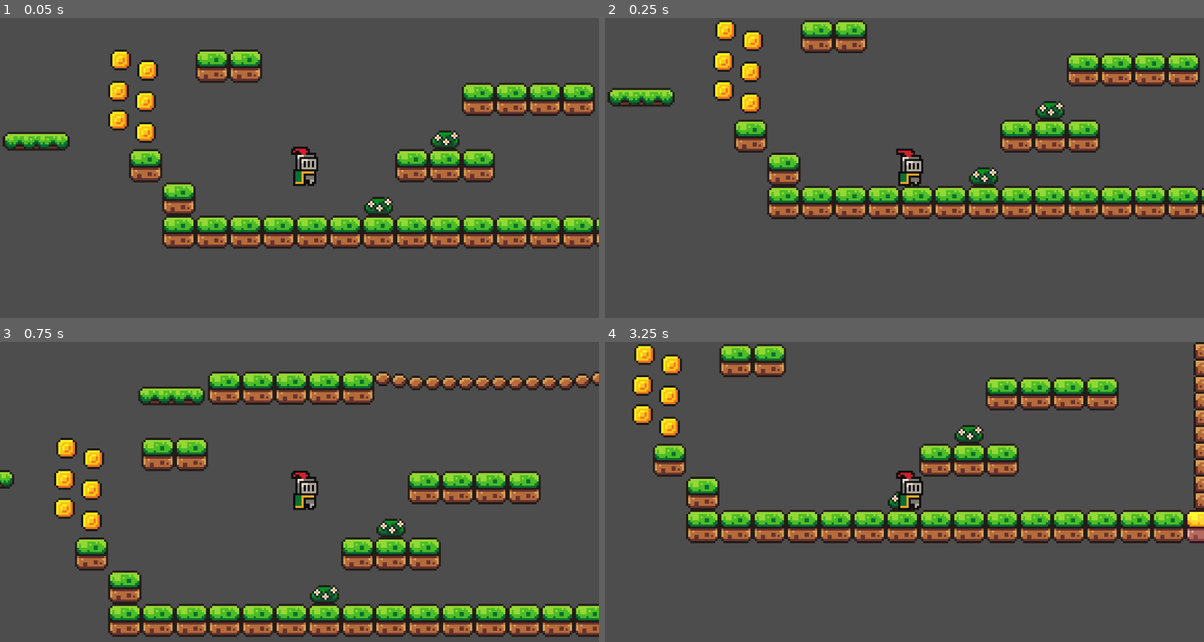
Above: before the commit, frames 1-4 (two rows, left to right).
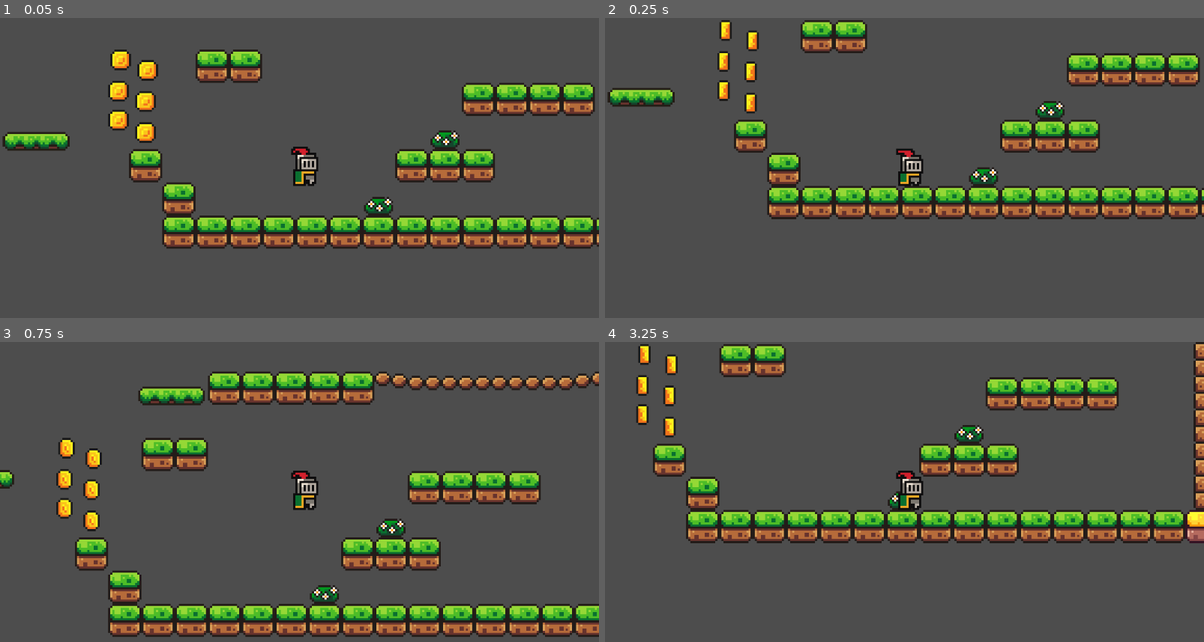
Above: after the commit, the same moments.

Repository: flaviogheri/godot_basics
Game: Godot game, scene res://scenes/game.tscn
Two runs of this game, one before a commit and one after it. Both use one fixed random seed, a clock stepped at 60 frames per second and the inputs below.
Inputs:
- Up to frame 1 (0.05 s): no input
- Up to frame 2 (0.25 s): no input
- Up to frame 3 (0.75 s): tap Enter (ui_accept) at 0.5 s; hold Right (ui_right) from 0.53 s (still down)
- Up to frame 4 (3.25 s): tap Enter (ui_accept) at 0.77, 1.52, 3.02 s; release Right (ui_right) at 2.03 s; hold Left (ui_left) from 2.03 s (still down)

Frame 1 is identical in both runs. In frame 2, 1.0% of the frame differs, in the area x 18-27%, y 0-32%; in frame 3, 0.9%; in frame 4, 1.0%, in the area x 4-13%, y 0-32%.

Commit message:
created script for respawn and coin collection

Diff:
--- /dev/null
+++ b/scenes/coin.gd
@@ -0,0 +1,8 @@
+extends Area2D
+
+
+
+
+func _on_body_entered(body):
+	print("+1 coin")
+	queue_free()
--- a/scenes/coin.tscn
+++ b/scenes/coin.tscn
@@ -1,6 +1,6 @@
 [gd_scene load_steps=17 format=3 uid="uid://2jq15yihhdy8"]
 
-[ext_resource type="Script" path="res://scenes/scripts/coin.gd" id="1_0u65k"]
+[ext_resource type="Script" path="res://scenes/coin.gd" id="1_iijcg"]
 [ext_resource type="Texture2D" uid="uid://dehs7wfcpp0yt" path="res://assets/sprites/coin.png" id="1_uoyj0"]
 
 [sub_resource type="AtlasTexture" id="AtlasTexture_hec8d"]
@@ -91,7 +91,7 @@
 "texture": SubResource("AtlasTexture_tm2ke")
 }],
 "loop": true,
-"name": &"default",
+"name": &"coin_idle",
 "speed": 10.0
 }]
 
@@ -99,12 +99,18 @@
 radius = 5.0
 
 [node name="coin" type="Area2D"]
-script = ExtResource("1_0u65k")
+collision_mask = 2
+script = ExtResource("1_iijcg")
 
 [node name="AnimatedSprite2D2" type="AnimatedSprite2D" parent="."]
 position = Vector2(-56, -30)
 sprite_frames = SubResource("SpriteFrames_bx86l")
+animation = &"coin_idle"
+autoplay = "coin_idle"
+frame_progress = 0.472429
 
 [node name="CollisionShape2D2" type="CollisionShape2D" parent="."]
 position = Vector2(-56, -30)
 shape = SubResource("CircleShape2D_r0xvd")
+
+[connection signal="body_entered" from="." to="." method="_on_body_entered"]
--- a/scenes/game.tscn
+++ b/scenes/game.tscn
@@ -1,11 +1,10 @@
-[gd_scene load_steps=11 format=3 uid="uid://cxekrhi8a0pls"]
+[gd_scene load_steps=12 format=3 uid="uid://cxekrhi8a0pls"]
 
 [ext_resource type="PackedScene" uid="uid://daw62xqyjkyu" path="res://scenes/player.tscn" id="1_2og28"]
 [ext_resource type="Texture2D" uid="uid://cvxo87iowlouv" path="res://assets/sprites/world_tileset.png" id="2_1nc4o"]
 [ext_resource type="PackedScene" uid="uid://dhvm3bh82tmmr" path="res://scenes/platform.tscn" id="3_cbajm"]
 [ext_resource type="PackedScene" uid="uid://2jq15yihhdy8" path="res://scenes/coin.tscn" id="4_jr4k2"]
-
-[sub_resource type="WorldBoundaryShape2D" id="WorldBoundaryShape2D_d5hpi"]
+[ext_resource type="PackedScene" uid="uid://my2b5g0u68yp" path="res://scenes/killzone.tscn" id="5_7nr1v"]
 
 [sub_resource type="TileSetAtlasSource" id="TileSetAtlasSource_0mog6"]
 texture = ExtResource("2_1nc4o")
@@ -459,6 +458,8 @@
 "move": SubResource("Animation_136sh")
 }
 
+[sub_resource type="WorldBoundaryShape2D" id="WorldBoundaryShape2D_ijlso"]
+
 [node name="Game" type="Node2D"]
 
 [node name="Player" parent="." instance=ExtResource("1_2og28")]
@@ -467,12 +468,9 @@
 [node name="Camera2D" type="Camera2D" parent="Player"]
 position = Vector2(-3, 0)
 zoom = Vector2(4, 4)
+limit_bottom = 120
 
 [node name="StaticBody2D" type="StaticBody2D" parent="."]
-
-[node name="CollisionShape2D" type="CollisionShape2D" parent="StaticBody2D"]
-position = Vector2(2, 20)
-shape = SubResource("WorldBoundaryShape2D_d5hpi")
 
 [node name="TileMap" type="TileMap" parent="."]
 position = Vector2(-2, 0)
@@ -509,3 +507,10 @@
 
 [node name="coin6" parent="." instance=ExtResource("4_jr4k2")]
 position = Vector2(-30, -29)
+
+[node name="Killzone" parent="." instance=ExtResource("5_7nr1v")]
+collision_mask = 3
+
+[node name="CollisionShape2D" type="CollisionShape2D" parent="Killzone"]
+position = Vector2(-71, 77)
+shape = SubResource("WorldBoundaryShape2D_ijlso")
--- /dev/null
+++ b/scenes/killzone.tscn
@@ -0,0 +1,13 @@
+[gd_scene load_steps=2 format=3 uid="uid://my2b5g0u68yp"]
+
+[ext_resource type="Script" path="res://scenes/scripts/killzone.gd" id="1_5ulgd"]
+
+[node name="Killzone" type="Area2D"]
+collision_layer = 2
+script = ExtResource("1_5ulgd")
+
+[node name="Timer" type="Timer" parent="."]
+one_shot = true
+
+[connection signal="body_entered" from="." to="." method="_on_body_entered"]
+[connection signal="timeout" from="Timer" to="." method="_on_timer_timeout"]
--- a/scenes/player.tscn
+++ b/scenes/player.tscn
@@ -43,6 +43,7 @@
 radius = 5.0
 
 [node name="Player" type="CharacterBody2D"]
+collision_layer = 2
 script = ExtResource("1_qmbcq")
 
 [node name="AnimatedSprite2D" type="AnimatedSprite2D" parent="."]
--- /dev/null
+++ b/scenes/scripts/killzone.gd
@@ -0,0 +1,13 @@
+extends Area2D
+
+@onready var timer = $Timer
+
+
+func _on_body_entered(body):
+	print("you died")
+	timer.start()
+
+
+
+func _on_timer_timeout():
+	get_tree().reload_current_scene()
